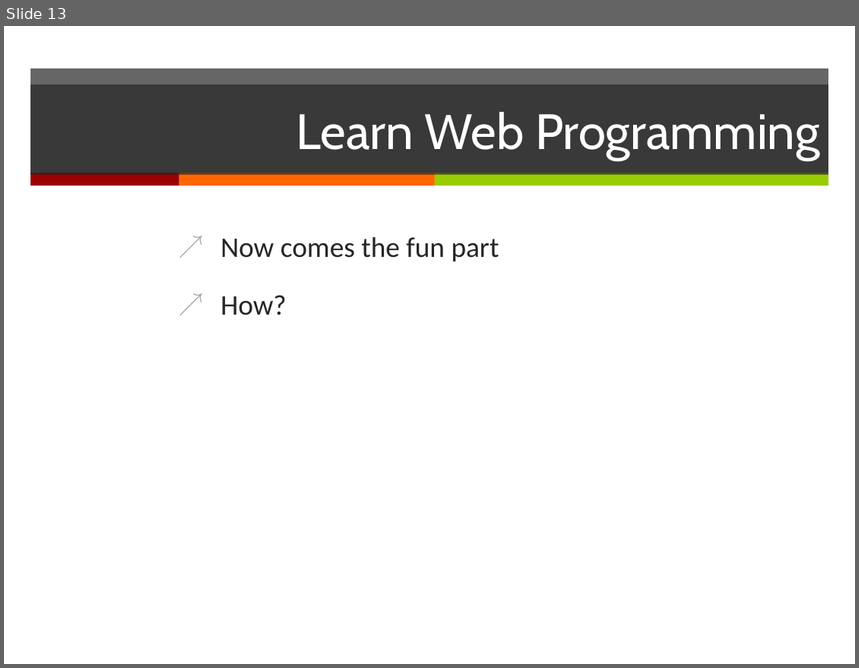
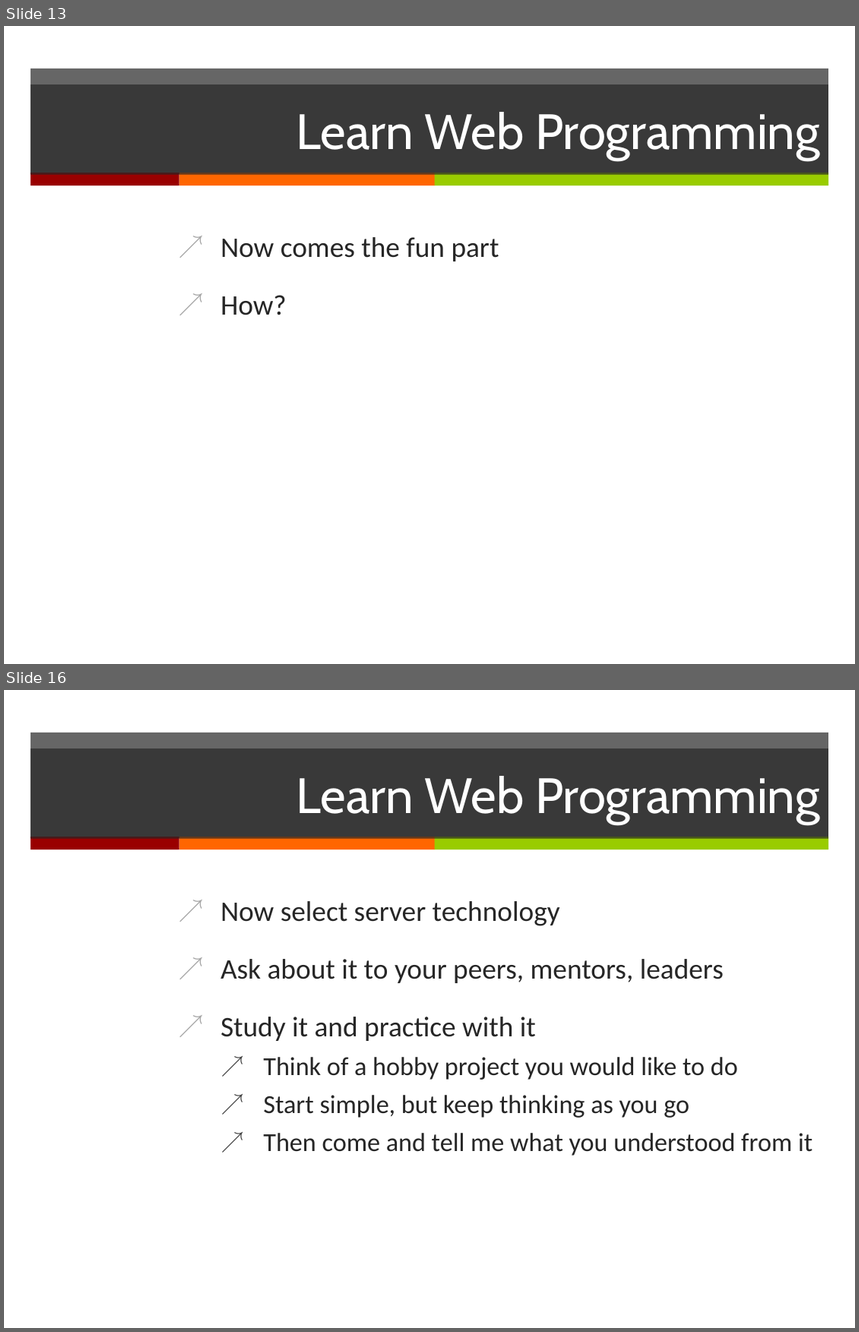
Before and after one commit to erkinun/slides, a slide deck: learn.pptx. Shown one above the other, each under a label of ours: slide 13 before the commit, slides 13 and 16 after it; the slides between them are not shown. The pictures are 859x668 and 859x1332 pixels, drawn with LibreOffice and Linux fonts; fonts in the diff are those of the drawing. Boxes give left, top, right and bottom in pixels: in the first picture for what was removed or moved away, otherwise in the second. Text is boxed around its words. In the diff, an @@ line names an element or a change of style, - is before the commit and + after.

```diff
--- a/learn.pptx
+++ b/learn.pptx
@@ slide 16 added at bbox=[4, 690, 855, 1328], background #FFFFFF; not listed: 4 template elements that a slide beside it also shows @@
@@ title added at bbox=[31, 749, 829, 839], fill #262626 at 70% opacity, 42 pt, text #FFFFFF @@
+Learn Web Programming
@@ text added at bbox=[221, 901, 813, 1156], 22 pt, text #262626 @@
+↗ Now select server technology
+↗ Ask about it to your peers, mentors, leaders
+↗ Study it and practice with it
+  ↗ Think of a hobby project you would like to do
+  ↗ Start simple, but keep thinking as you go
+  ↗ Then come and tell me what you understood from it
```
Also in this commit, not shown: 3 slides changed, 4 other slides added.
